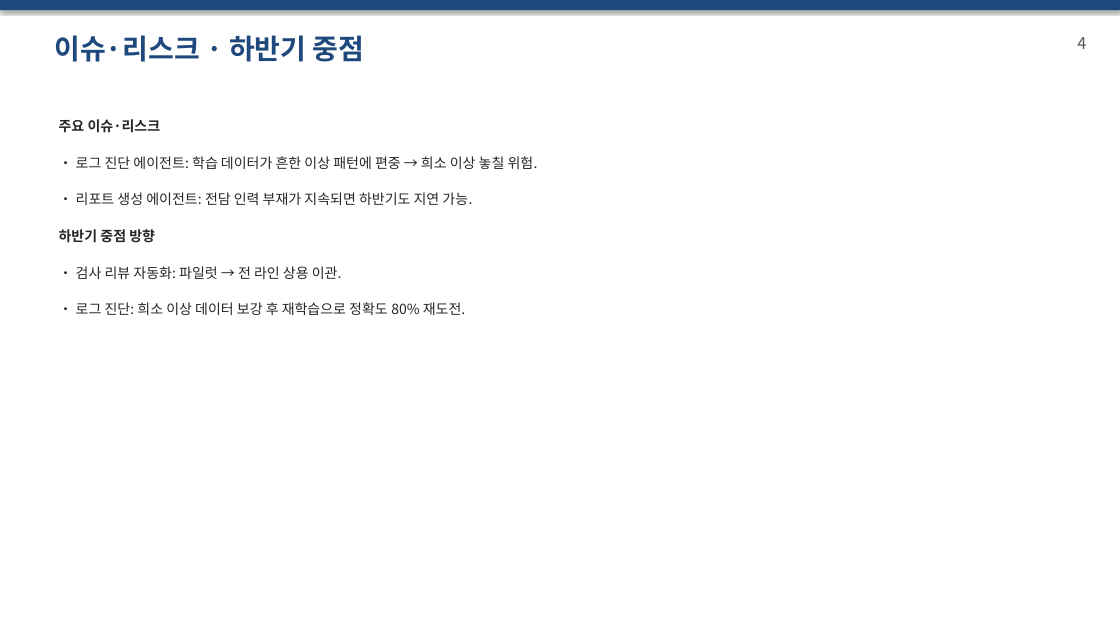
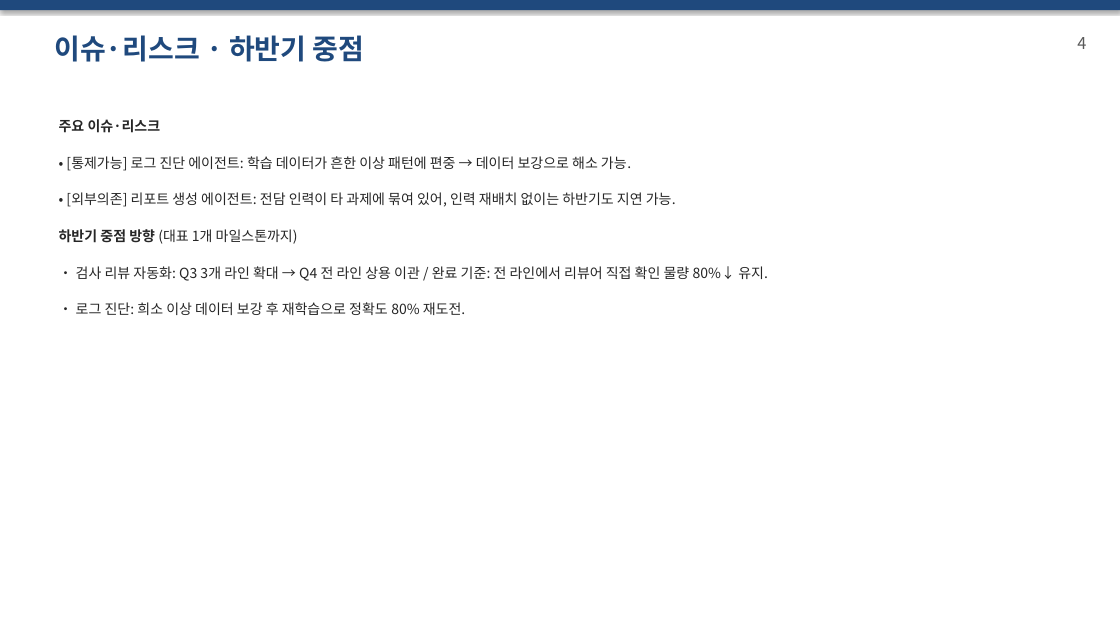
Before and after one commit to DarrenKoi/pm_notes, a slide deck: slide 4 of my-task/report-template-ai-agent/예시_채워진샘플.pptx. Drawn at 1120x630 pixels with LibreOffice and Linux fonts; fonts in the diff are those of the drawing. Boxes give left, top, right and bottom in pixels: in the first picture for what was removed or moved away, otherwise in the second. Text is boxed around its words. In the diff, an @@ line names an element or a change of style, - is before the commit and + after.

```diff
--- a/my-task/report-template-ai-agent/예시_채워진샘플.pptx
+++ b/my-task/report-template-ai-agent/예시_채워진샘플.pptx
@@ text at (x1=66, y1=156, x2=631, y2=171): text changed @@
-• 로그 진단 에이전트: 학습 데이터가 흔한 이상 패턴에 편중 → 희소 이상 놓칠 위험.
+• [통제가능] 로그 진단 에이전트: 학습 데이터가 흔한 이상 패턴에 편중 → 데이터 보강으로 해소 가능.
@@ text at (x1=66, y1=192, x2=676, y2=207): text changed @@
-• 리포트 생성 에이전트: 전담 인력 부재가 지속되면 하반기도 지연 가능.
+• [외부의존] 리포트 생성 에이전트: 전담 인력이 타 과제에 묶여 있어, 인력 재배치 없이는 하반기도 지연 가능.
@@ text at (x1=59, y1=229, x2=298, y2=244): text changed; bold off @@
-하반기 중점 방향
+하반기 중점 방향 (대표 1개 마일스톤까지)
@@ text at (x1=76, y1=266, x2=768, y2=281): text changed @@
-• 검사 리뷰 자동화: 파일럿 → 전 라인 상용 이관.
+• 검사 리뷰 자동화: Q3 3개 라인 확대 → Q4 전 라인 상용 이관 / 완료 기준: 전 라인에서 리뷰어 직접 확인 물량 80%↓ 유지.
```
Also in this commit, not shown: 2 other slides changed, 1 slide added, 4 other files.
